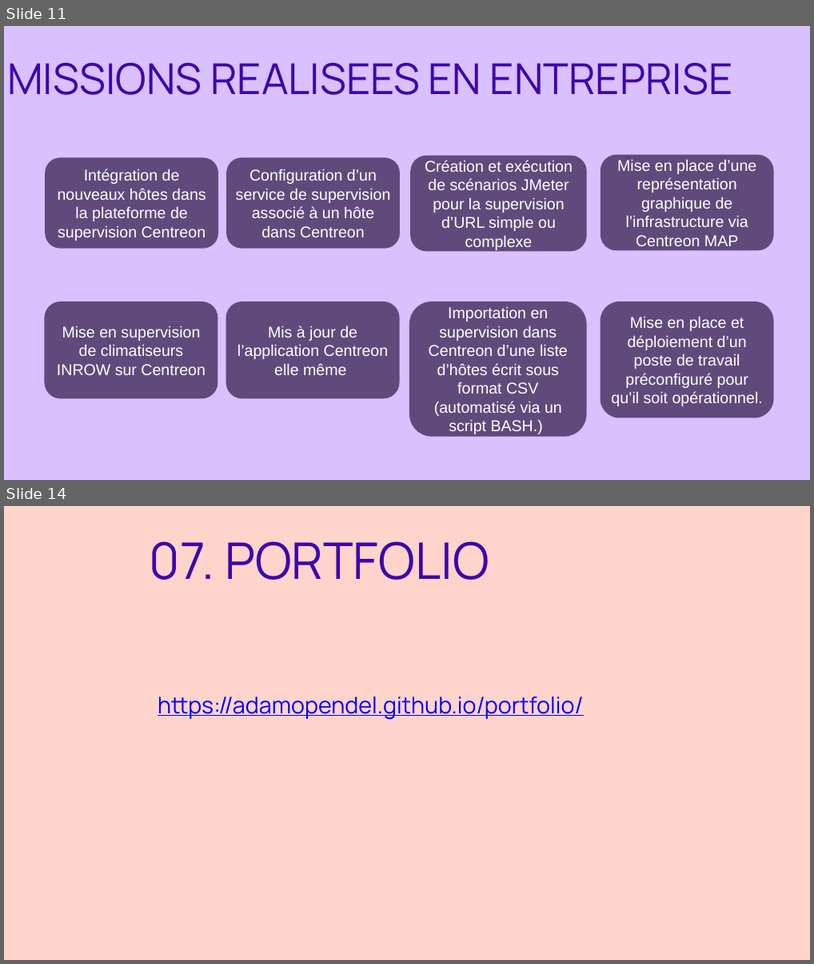
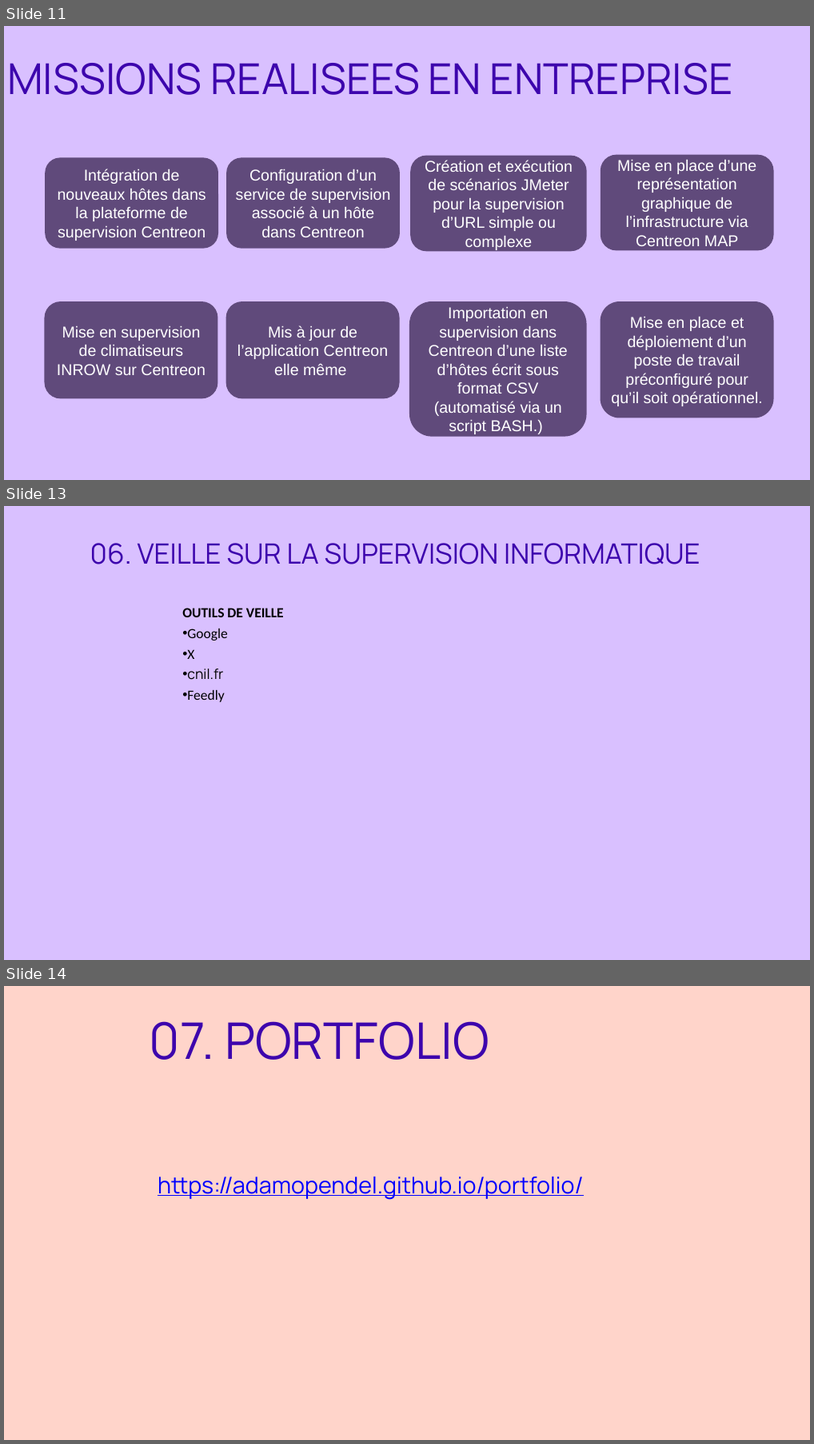
Before and after one commit to adamopendel/portfolio, a slide deck: Parcours_de_professionnalisation_E5_diapo.pptx. Shown one above the other, each under a label of ours: slides 11 and 14 before the commit, slides 11, 13 and 14 after it; the slides between them are not shown. The pictures are 814x964 and 814x1444 pixels, drawn with LibreOffice and Linux fonts; fonts in the diff are those of the drawing. Boxes give left, top, right and bottom in pixels: in the first picture for what was removed or moved away, otherwise in the second. Text is boxed around its words. In the diff, an @@ line names an element or a change of style, - is before the commit and + after.

```diff
--- a/Parcours_de_professionnalisation_E5_diapo.pptx
+++ b/Parcours_de_professionnalisation_E5_diapo.pptx
@@ slide 13 added at (4,506,810,960), background #D9C0FF @@
@@ text added at (90,543,700,564), 50 pt, text #3D05AD @@
+06. VEILLE SUR LA SUPERVISION INFORMATIQUE
@@ text added at (182,608,284,702), 25 pt, text #000000 @@
+OUTILS DE VEILLE
+• Google
+• X
+• cnil.fr
+• Feedly
```
Also in this commit, not shown: 5 slides changed, 1 slide removed, 11 other files.
